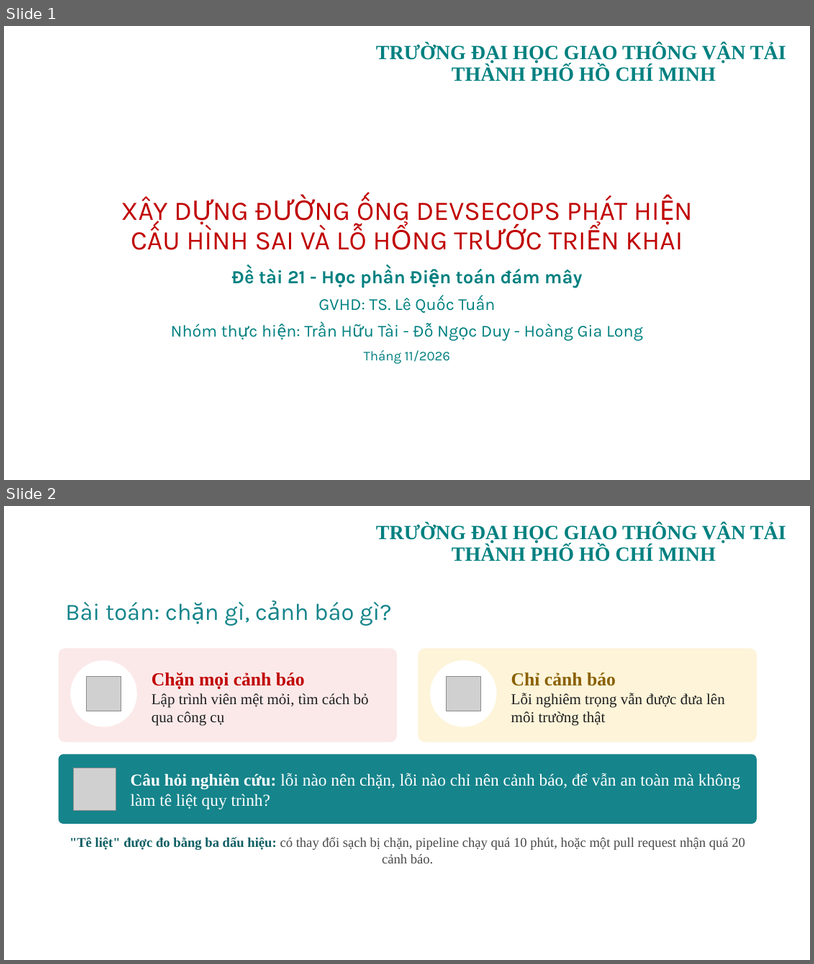
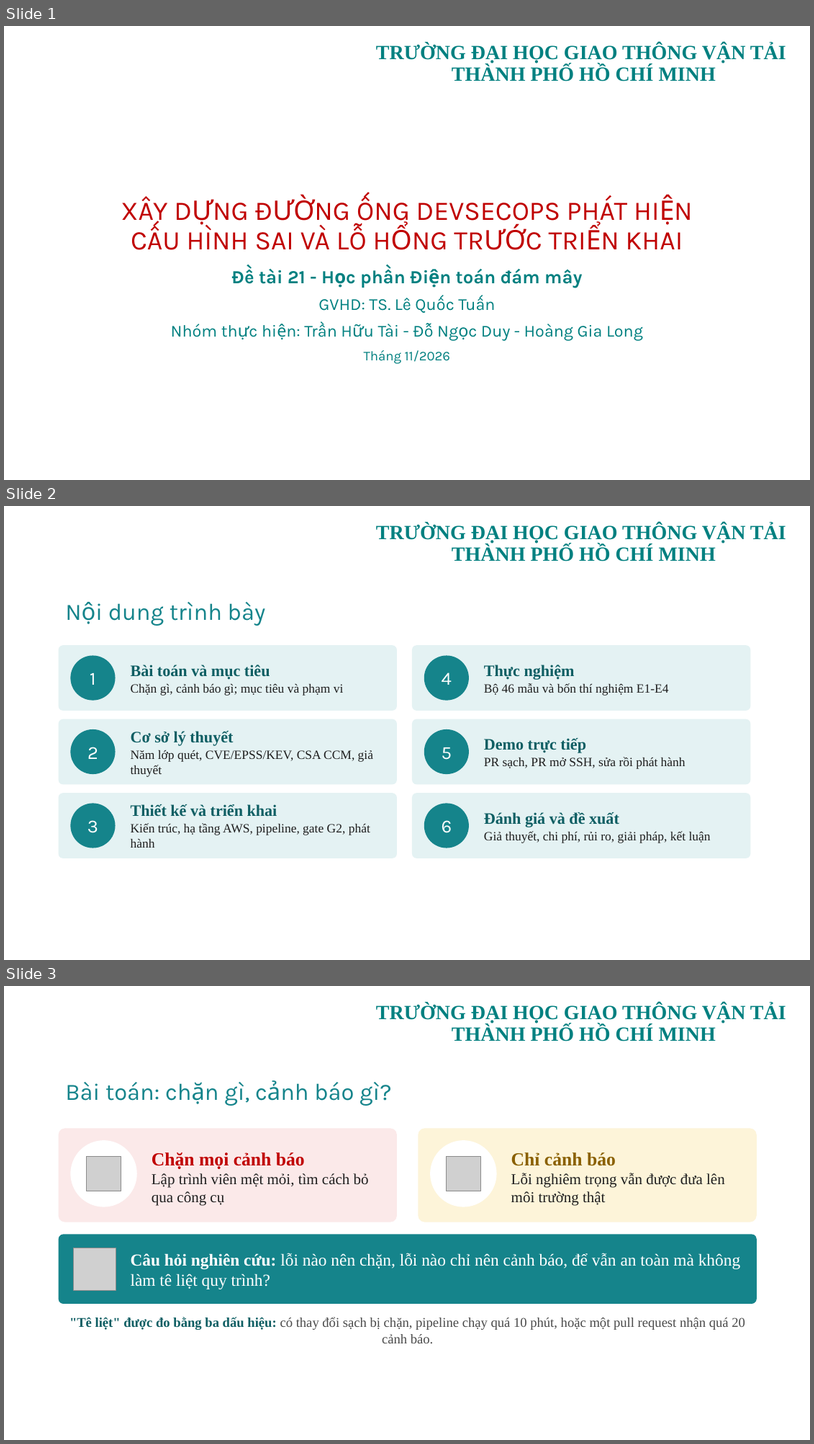
Before and after one commit to tranhuultai/012012303904_21_DevSecOps, a slide deck: PPTX/DeTai21_DevSecOps.pptx. Shown one above the other, each under a label of ours: slides 1 and 2 before the commit, slides 1, 2 and 3 after it. The pictures are 814x964 and 814x1444 pixels, drawn with LibreOffice and Linux fonts; fonts in the diff are those of the drawing; grey boxes stand for pictures; background and template pictures are left out. Boxes give left, top, right and bottom in pixels: in the first picture for what was removed or moved away, otherwise in the second. Text is boxed around its words. In the diff, an @@ line names an element or a change of style, - is before the commit and + after.

```diff
--- a/PPTX/DeTai21_DevSecOps.pptx
+++ b/PPTX/DeTai21_DevSecOps.pptx
@@ slide 2 added at (4, 506, 810, 960), background picture (left out); not listed: 1 template element that a slide beside it also shows @@
@@ title added at (108, 602, 266, 626), 28 pt, text #15848B @@
+Nội dung trình bày
@@ rounded rectangle added at (59, 645, 397, 710), fill #E4F2F3 @@
@@ ellipse added at (70, 656, 116, 700), fill #15848B, 22 pt, text #FFFFFF @@
+1
@@ rounded rectangle added at (412, 645, 751, 710), fill #E4F2F3 @@
@@ ellipse added at (424, 656, 469, 700), fill #15848B, 22 pt, text #FFFFFF @@
+4
@@ text added at (131, 664, 344, 695), 15 pt, text #1E1E1E @@
+Bài toán và mục tiêu
+Chặn gì, cảnh báo gì; mục tiêu và phạm vi
@@ text added at (484, 664, 669, 695), 15 pt, text #1E1E1E @@
+Thực nghiệm
+Bộ 46 mẫu và bốn thí nghiệm E1-E4
@@ rounded rectangle added at (59, 719, 397, 784), fill #E4F2F3 @@
@@ rounded rectangle added at (412, 719, 751, 784), fill #E4F2F3 @@
@@ ellipse added at (70, 729, 116, 774), fill #15848B, 22 pt, text #FFFFFF @@
+2
@@ text added at (131, 731, 373, 777), 15 pt, text #1E1E1E @@
+Cơ sở lý thuyết
+Năm lớp quét, CVE/EPSS/KEV, CSA CCM, giả thuyết
@@ ellipse added at (424, 729, 469, 774), fill #15848B, 22 pt, text #FFFFFF @@
+5
@@ text added at (484, 738, 686, 769), 15 pt, text #1E1E1E @@
+Demo trực tiếp
+PR sạch, PR mở SSH, sửa rồi phát hành
@@ rounded rectangle added at (59, 793, 397, 858), fill #E4F2F3 @@
@@ ellipse added at (70, 803, 116, 848), fill #15848B, 22 pt, text #FFFFFF @@
+3
@@ text added at (131, 804, 370, 847), 15 pt, text #1E1E1E @@
+Thiết kế và triển khai
+Kiến trúc, hạ tầng AWS, pipeline, gate G2, phát hành
@@ rounded rectangle added at (412, 793, 751, 858), fill #E4F2F3 @@
@@ ellipse added at (424, 803, 469, 848), fill #15848B, 22 pt, text #FFFFFF @@
+6
@@ text added at (484, 812, 711, 843), 15 pt, text #1E1E1E @@
+Đánh giá và đề xuất
+Giả thuyết, chi phí, rủi ro, giải pháp, kết luận
@@ page number added at (574, 926, 756, 951), 12 pt, text #FFFFFF @@
+2
@@ what was slide 2 is now slide 3 @@
```
Also in this commit, not shown: 9 other slides added, 1 slide removed.
